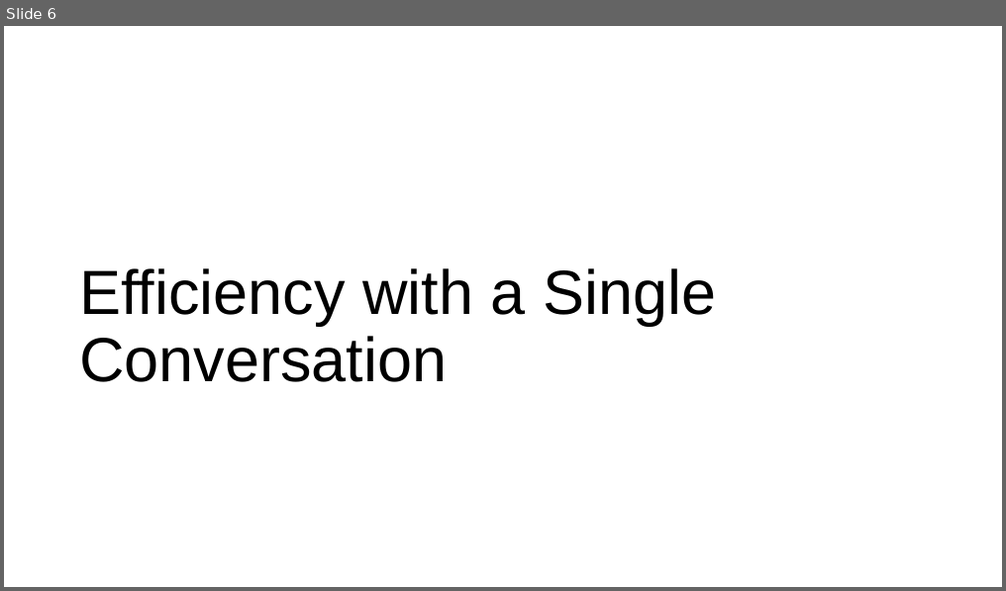
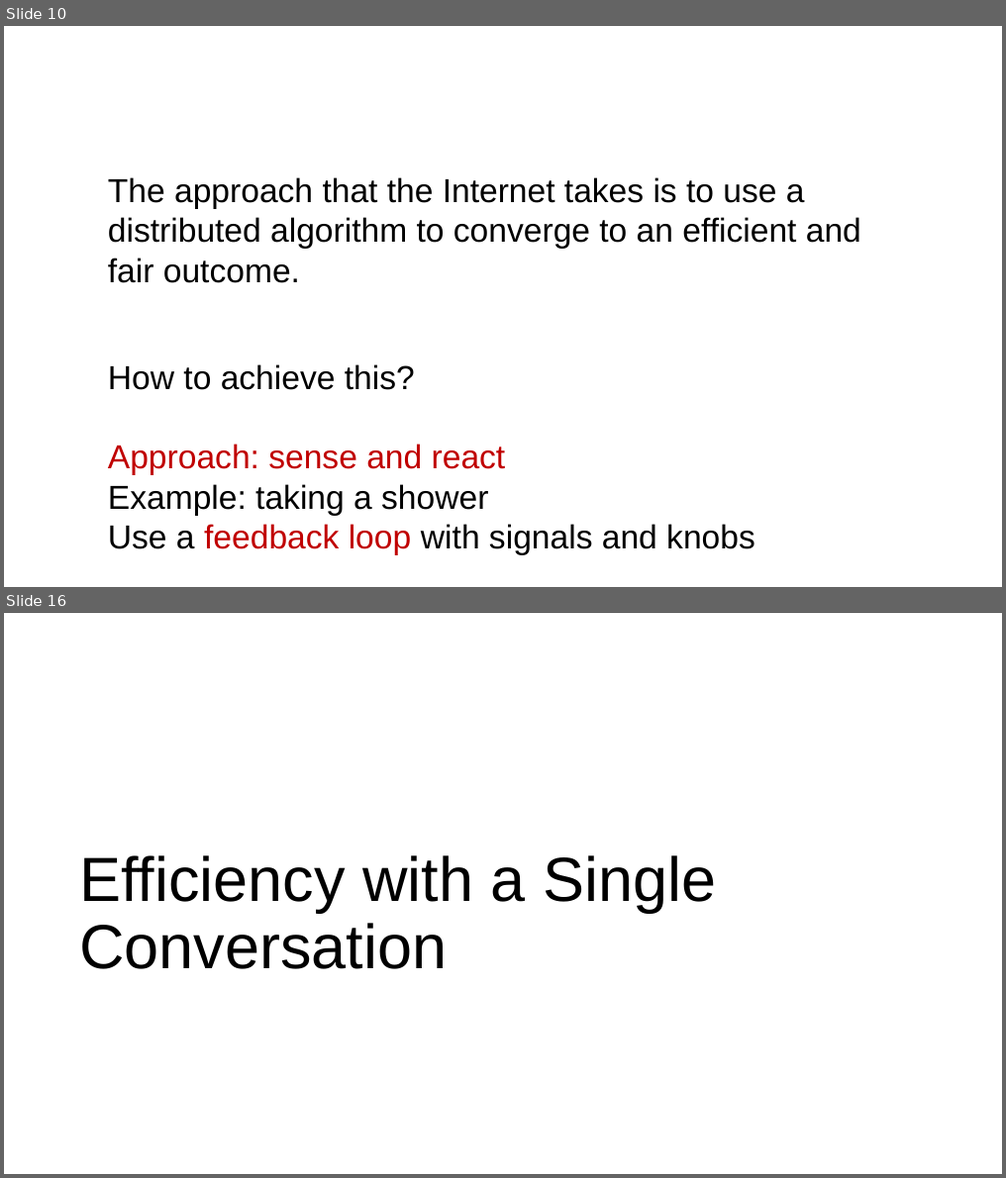
Before and after one commit to ngsrinivas/coursegen, a slide deck: ex/352-S21/staging/352-S21/lectures/transport-tcp-congestion-control-1.pptx. Shown one above the other, each under a label of ours: slide 6 before the commit, slides 10 and 16 after it; the slides between them are not shown. The pictures are 1006x591 and 1006x1178 pixels, drawn with LibreOffice and Linux fonts; fonts in the diff are those of the drawing. Boxes give left, top, right and bottom in pixels: in the first picture for what was removed or moved away, otherwise in the second. Text is boxed around its words. In the diff, an @@ line names an element or a change of style, - is before the commit and + after.

```diff
--- a/ex/352-S21/staging/352-S21/lectures/transport-tcp-congestion-control-1.pptx
+++ b/ex/352-S21/staging/352-S21/lectures/transport-tcp-congestion-control-1.pptx
@@ slide 10 added at box(4, 26, 1002, 587), background #FFFFFF @@
@@ text added at box(108, 177, 861, 283), 32 pt, text #000000 @@
+The approach that the Internet takes is to use a distributed algorithm to converge to an efficient and fair outcome.
@@ text added at box(108, 365, 755, 556), 32 pt, text #000000 @@
+How to achieve this?
+Approach: sense and react
+Example: taking a shower
+Use a feedback loop with signals and knobs
@@ what was slide 6 is now slide 16 @@
```
Also in this commit, not shown: 4 slides changed, 11 other slides added, 2 slides removed, 4 other files.
